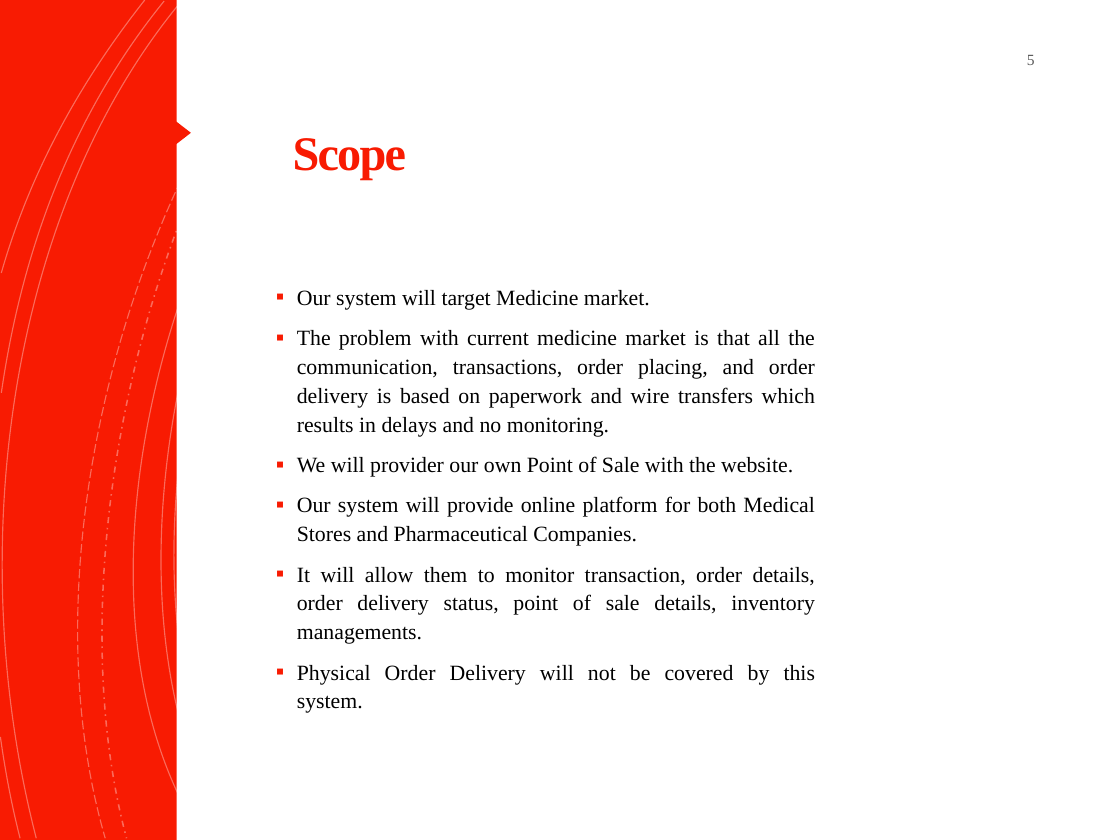
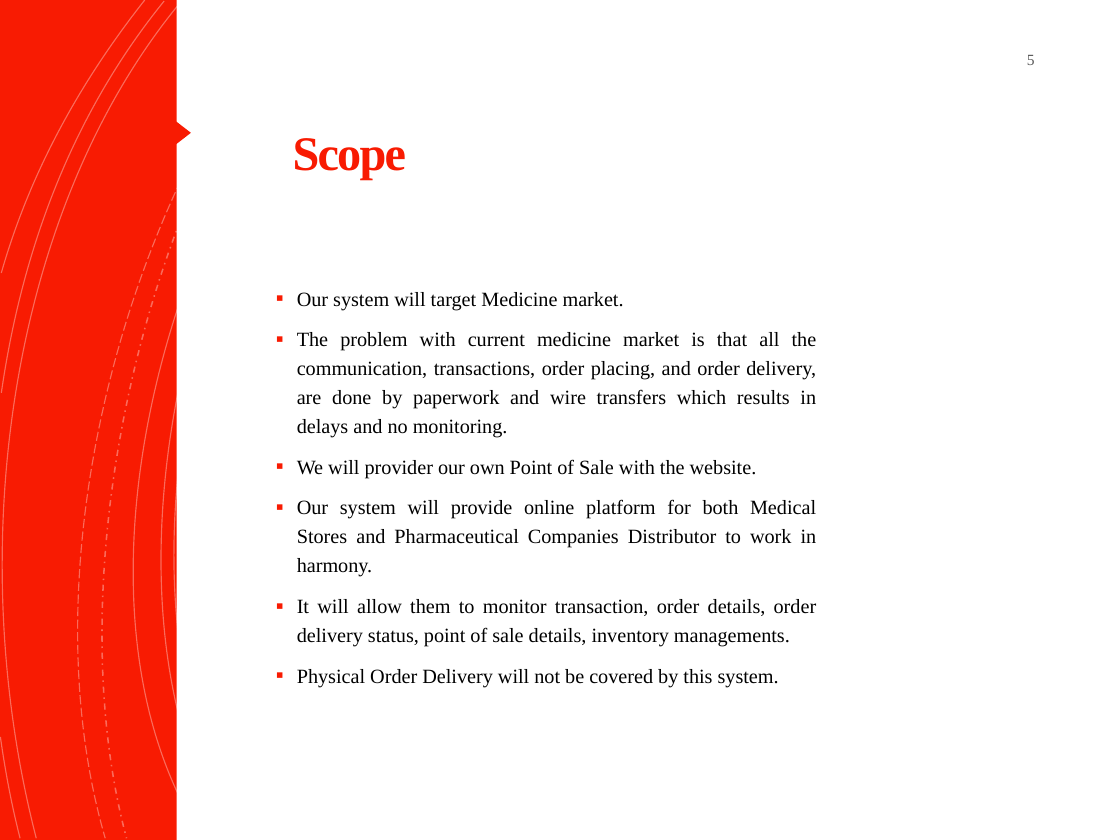
Before and after one commit to abdullah098/Final-year-proj, a slide deck: slide 5 of 10%/New after comments.pptx. Drawn at 1120x840 pixels with LibreOffice and Linux fonts; fonts in the diff are those of the drawing. Boxes give left, top, right and bottom in pixels: in the first picture for what was removed or moved away, otherwise in the second. Text is boxed around its words. In the diff, an @@ line names an element or a change of style, - is before the commit and + after.

```diff
--- a/10%/New after comments.pptx
+++ b/10%/New after comments.pptx
@@ text at (297, 292, 817, 687): size 14 to 12.9 pt in "Our system will target Medicine market.", "We will provider our own Point of ...", "It will allow them to monitor transaction, ...", "Physical Order Delivery will not be covered ..."; line spacing 1.1 to 1.2 @@
@@ text at (297, 332, 817, 438): text changed; size 14 to 12.9 pt @@
-▪ The problem with current medicine market is that all the communication, transactions, order placing, and order delivery is based on paperwork and wire transfers which results in delays and no monitoring.
+▪ The problem with current medicine market is that all the communication, transactions, order placing, and order delivery, are done by paperwork and wire transfers which results in delays and no monitoring.
@@ text at (297, 499, 817, 577): text changed; size 14 to 12.9 pt @@
-▪ Our system will provide online platform for both Medical Stores and Pharmaceutical Companies.
+▪ Our system will provide online platform for both Medical Stores and Pharmaceutical Companies Distributor to work in harmony.
```
Also in this commit, not shown: 6 other slides changed, 1 other file.
